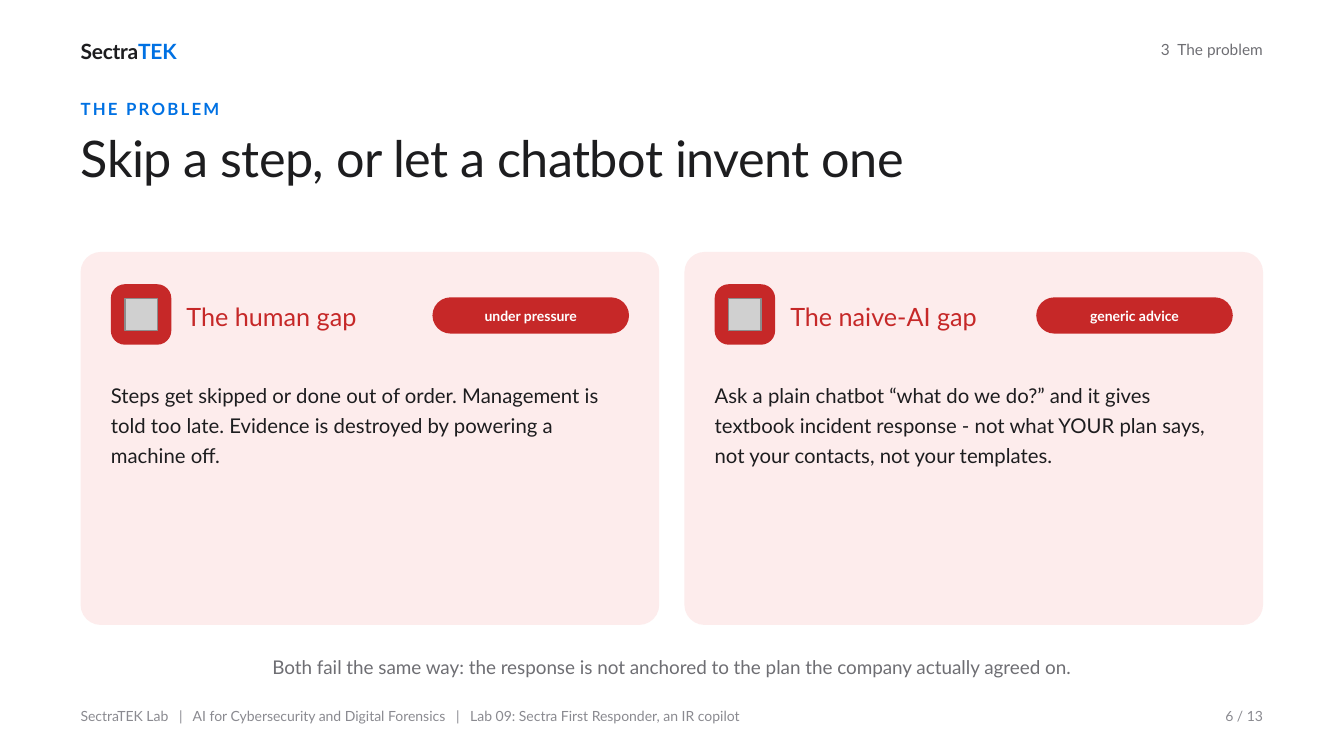
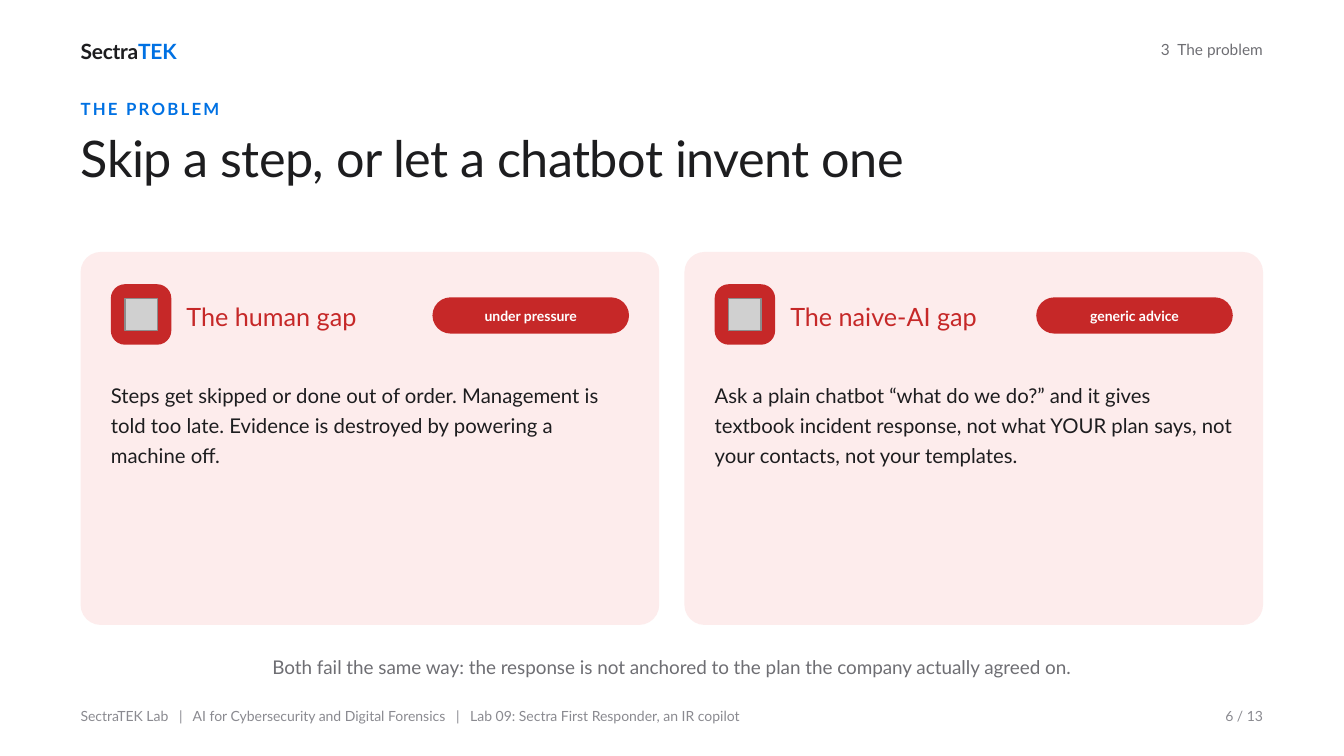
Before and after one commit to danjethh/sectratek-AI-Lab, a slide deck: slide 6 of lab09_llm_incident_response_copilot/slides/SectraTEK_Lab09_FirstResponder.pptx. Drawn at 1344x756 pixels with LibreOffice and Linux fonts; fonts in the diff are those of the drawing; grey boxes stand for pictures. Boxes give left, top, right and bottom in pixels: in the first picture for what was removed or moved away, otherwise in the second. Text is boxed around its words. In the diff, an @@ line names an element or a change of style, - is before the commit and + after.

```diff
--- a/lab09_llm_incident_response_copilot/slides/SectraTEK_Lab09_FirstResponder.pptx
+++ b/lab09_llm_incident_response_copilot/slides/SectraTEK_Lab09_FirstResponder.pptx
@@ text at [715,387,1232,467]: text changed @@
-Ask a plain chatbot “what do we do?” and it gives textbook incident response - not what YOUR plan says, not your contacts, not your templates.
+Ask a plain chatbot “what do we do?” and it gives textbook incident response, not what YOUR plan says, not your contacts, not your templates.
```
Also in this commit, not shown: 7 other slides changed, 27 other files.
